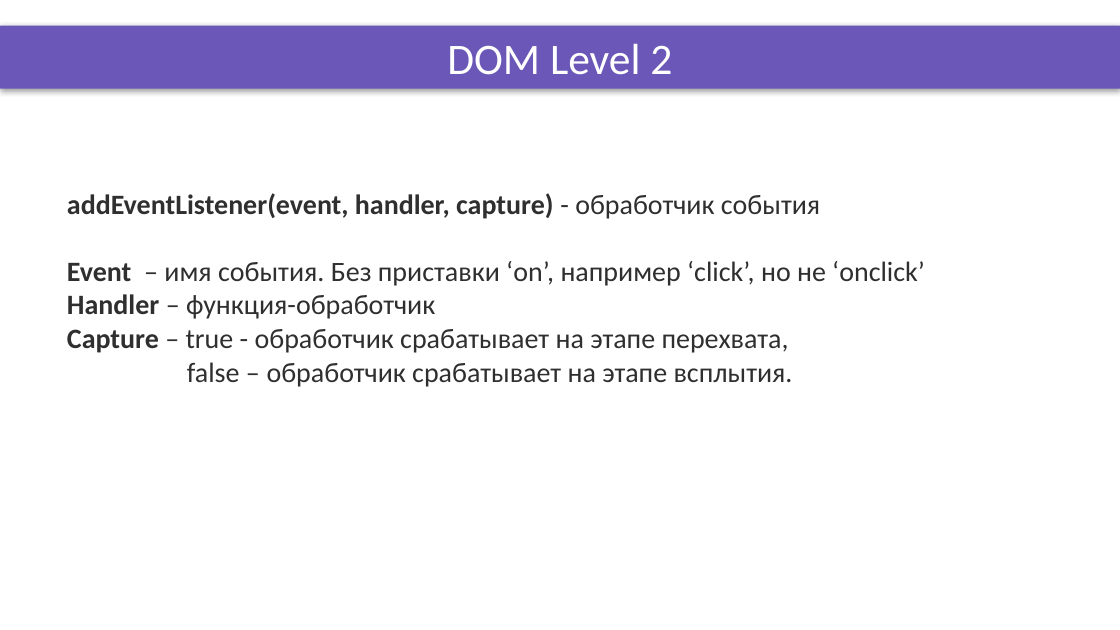
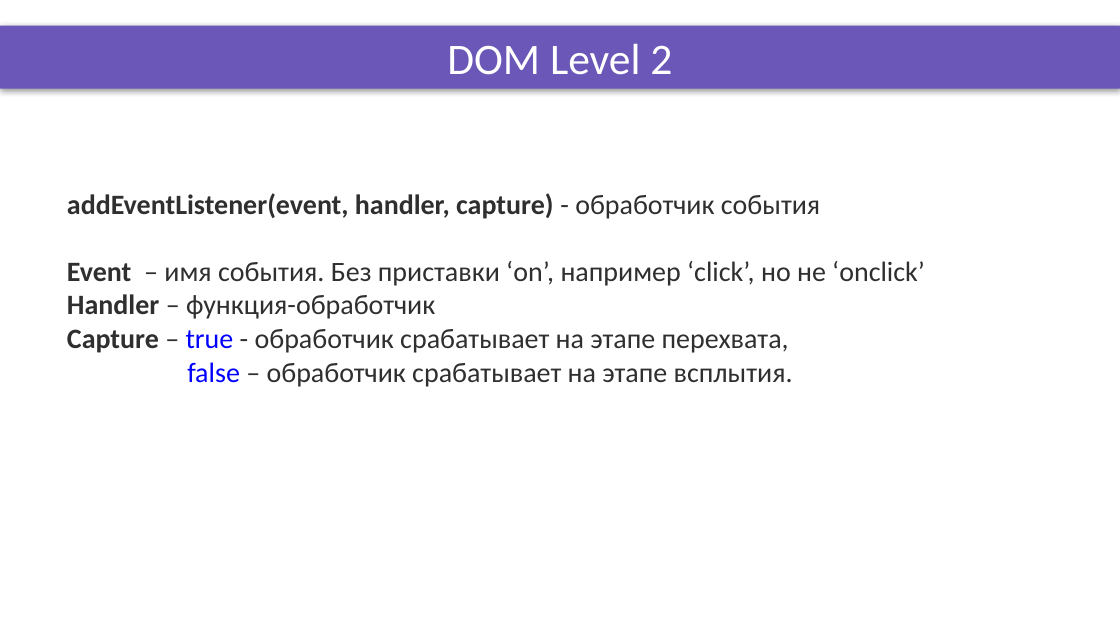
Before and after one commit to OleksandrPetryk/ignite, a slide deck: slide 4 of JS/008_lesson/Presentation/events_1.pptx. Drawn at 1120x630 pixels with LibreOffice and Linux fonts; fonts in the diff are those of the drawing; background and template pictures are left out. Boxes give left, top, right and bottom in pixels: in the first picture for what was removed or moved away, otherwise in the second. Text is boxed around its words. In the diff, an @@ line names an element or a change of style, - is before the commit and + after.

```diff
--- a/JS/008_lesson/Presentation/events_1.pptx
+++ b/JS/008_lesson/Presentation/events_1.pptx
@@ text at [67,329,793,387]: text colour #2F2F2F to #0000FF in "true", "false" @@
```
Also in this commit, not shown: 1 other slide changed, 34 other files.
